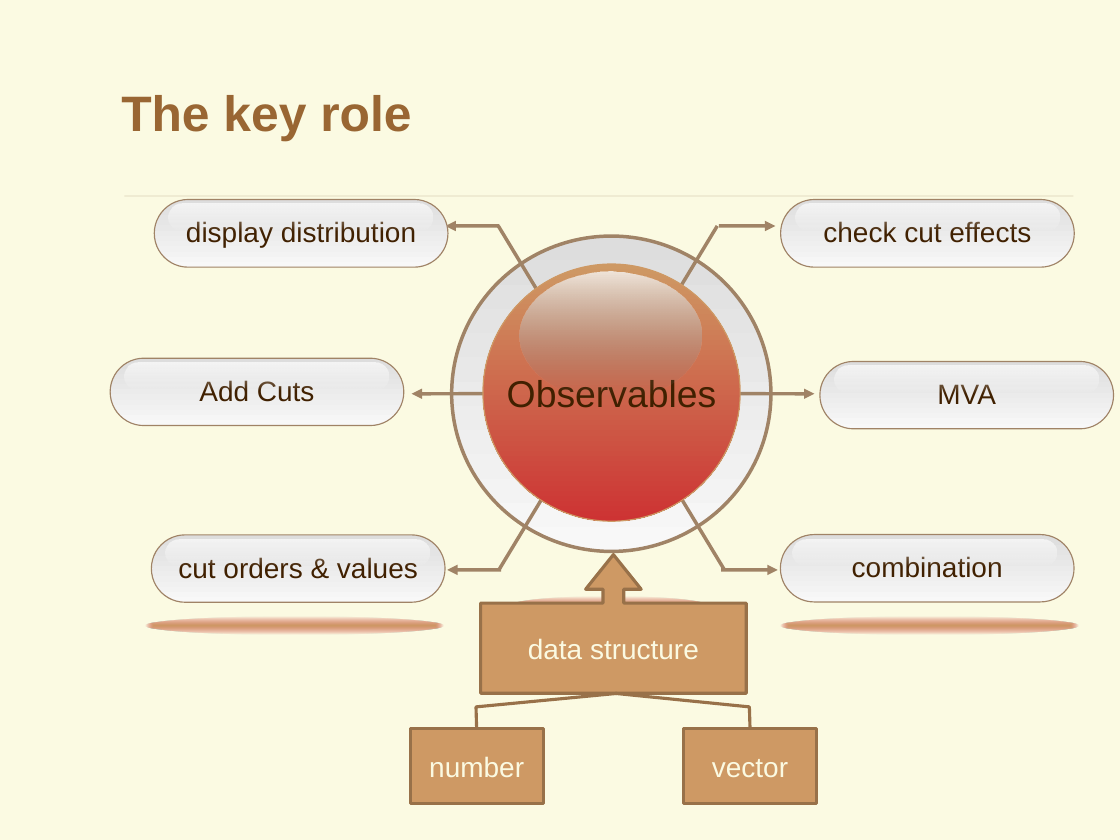
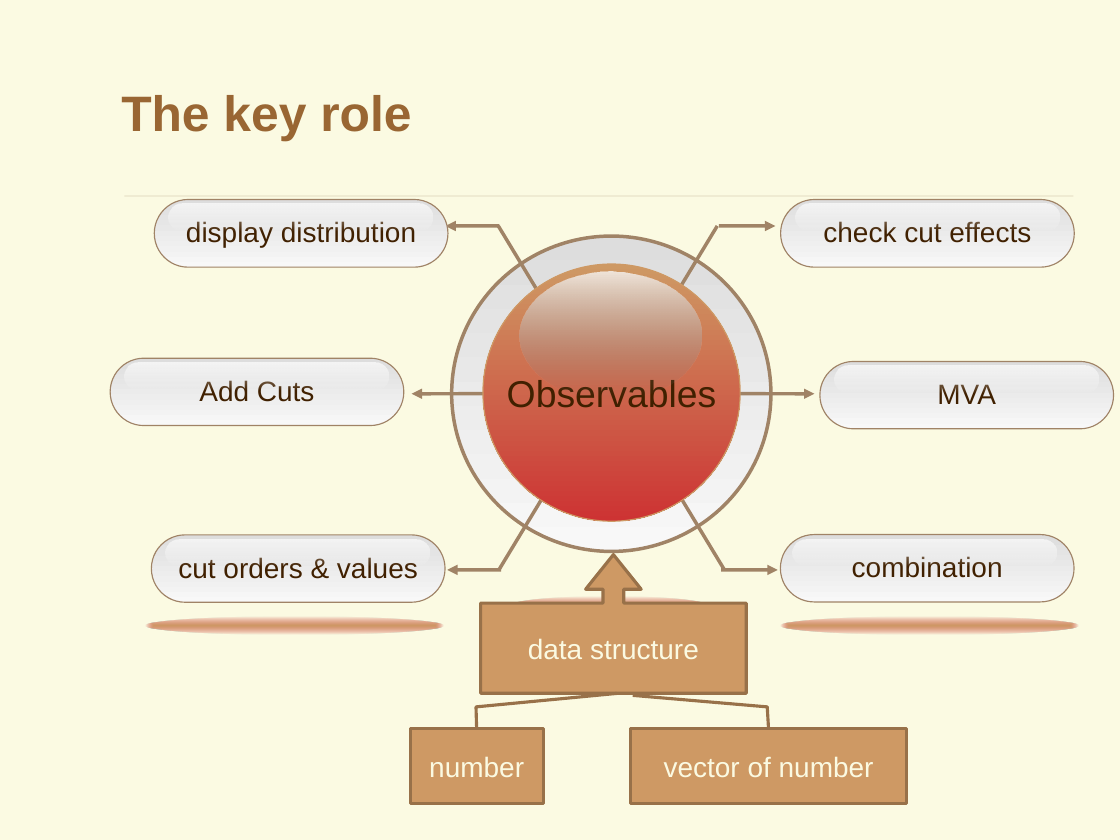
Before and after one commit to YancyW/BASDA, a slide deck: slide 5 of doc/BASDA_Introduction.pptx. Drawn at 1120x840 pixels with LibreOffice and Linux fonts; fonts in the diff are those of the drawing; background and template pictures are left out. Boxes give left, top, right and bottom in pixels: in the first picture for what was removed or moved away, otherwise in the second. Text is boxed around its words. In the diff, an @@ line names an element or a change of style, - is before the commit and + after.

```diff
--- a/doc/BASDA_Introduction.pptx
+++ b/doc/BASDA_Introduction.pptx
@@ border callout "vector of number": place and size @@
-border callout "vector of number" at box(683, 729, 816, 804)
+border callout "vector of number" at box(631, 729, 907, 804)
@@ border callout "vector of number" at box(631, 729, 907, 804): proportions changed @@
@@ text in border callout at box(664, 757, 874, 777): text changed @@
-vector
+vector of number
```
Also in this commit, not shown: 8 other slides changed, 10 slides added, 3 other files.
